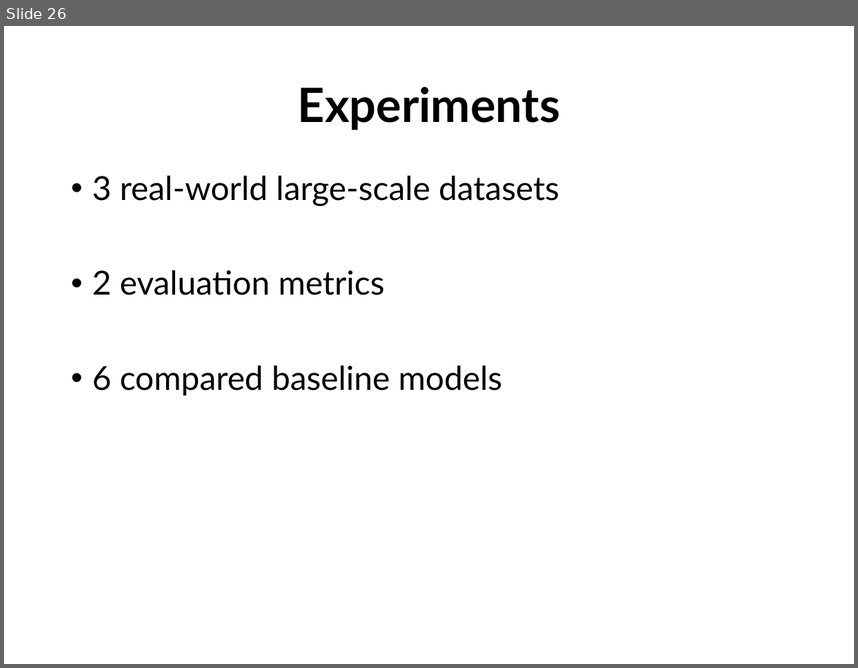
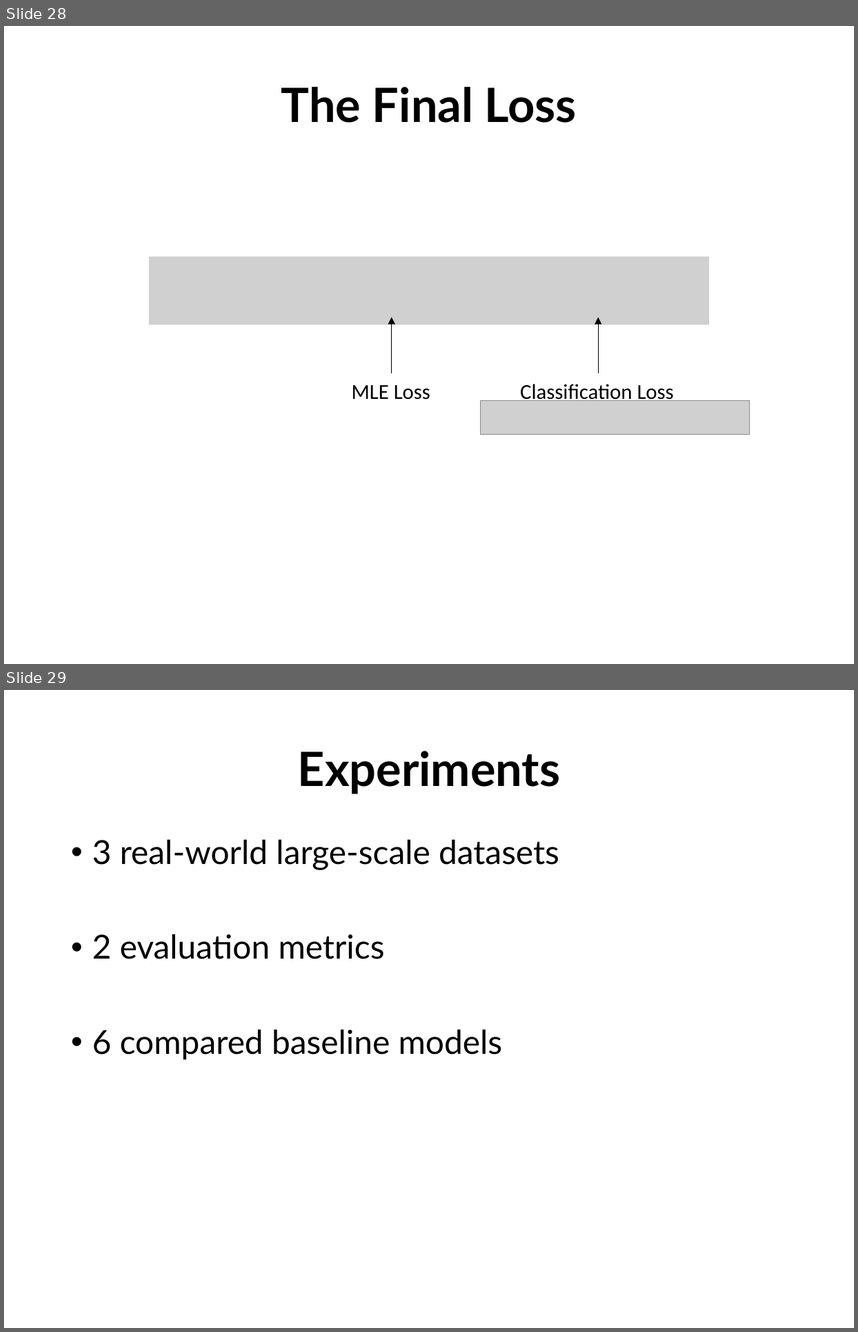
Before and after one commit to rk2900/DRSA, a slide deck: deep-recurrent-survival-analysis.pptx. Shown one above the other, each under a label of ours: slide 26 before the commit, slides 28 and 29 after it. The pictures are 858x668 and 858x1332 pixels, drawn with LibreOffice and Linux fonts; fonts in the diff are those of the drawing; grey boxes stand for pictures; background and template pictures are left out. Boxes give left, top, right and bottom in pixels: in the first picture for what was removed or moved away, otherwise in the second. Text is boxed around its words. In the diff, an @@ line names an element or a change of style, - is before the commit and + after.

```diff
--- a/deep-recurrent-survival-analysis.pptx
+++ b/deep-recurrent-survival-analysis.pptx
@@ slide 28 added at [4,26,854,664], background #FFFFFF @@
@@ title added at [281,87,577,123], 40 pt, text #000000, bold @@
+The Final Loss
@@ picture added at [148,256,708,324] @@
@@ arrow added from (392, 374) to (392, 316), #000000 0.5 pt @@
@@ arrow added from (598, 374) to (598, 316), #000000 0.5 pt @@
@@ text added at [352,385,430,399], 18 pt, text #000000 @@
+MLE Loss
@@ text added at [520,383,674,404], 18 pt, text #000000 @@
+Classification Loss
@@ picture added at [481,400,751,434] @@
@@ what was slide 26 is now slide 29 @@
```
Also in this commit, not shown: 10 slides changed, 5 other slides added, 3 slides removed.
